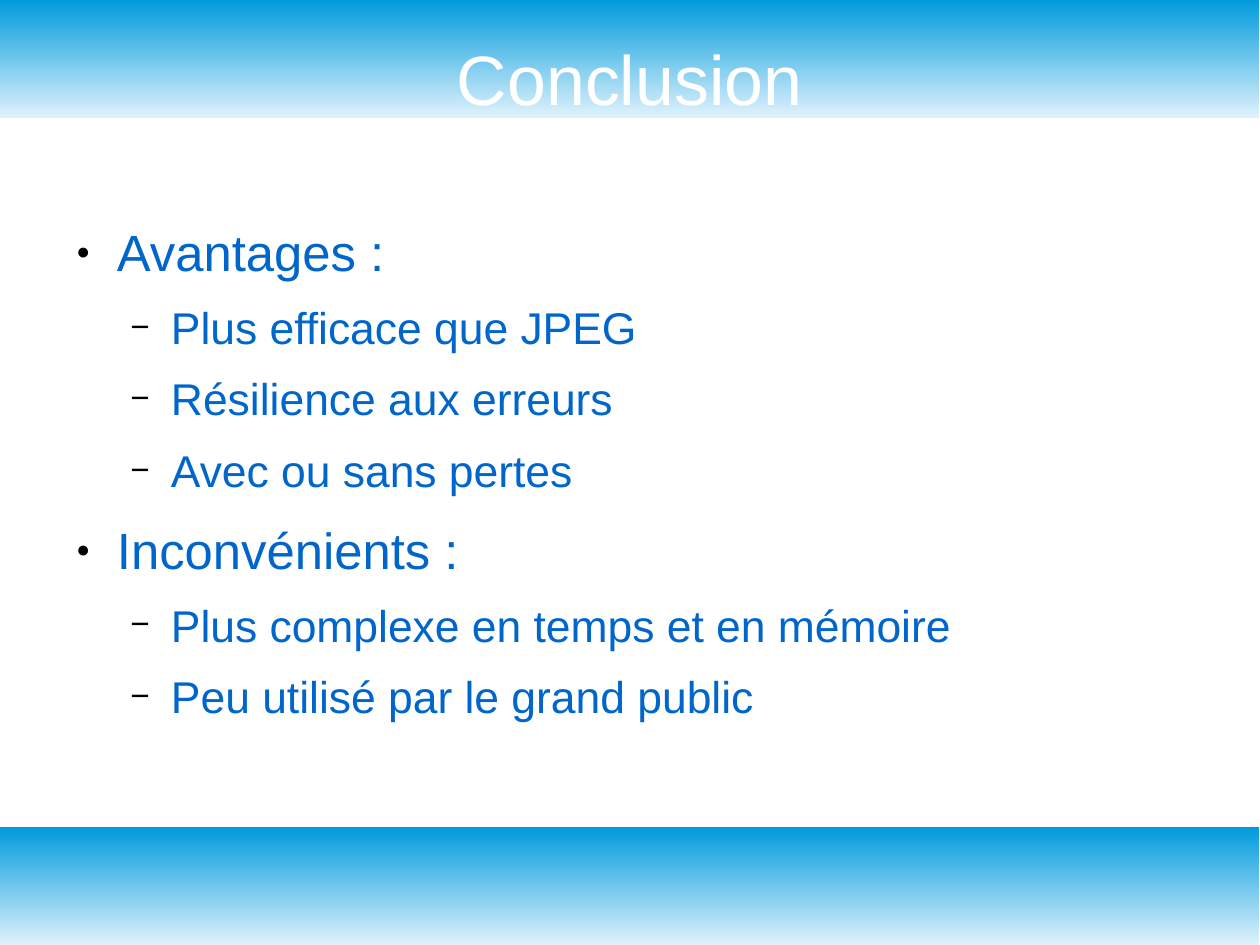
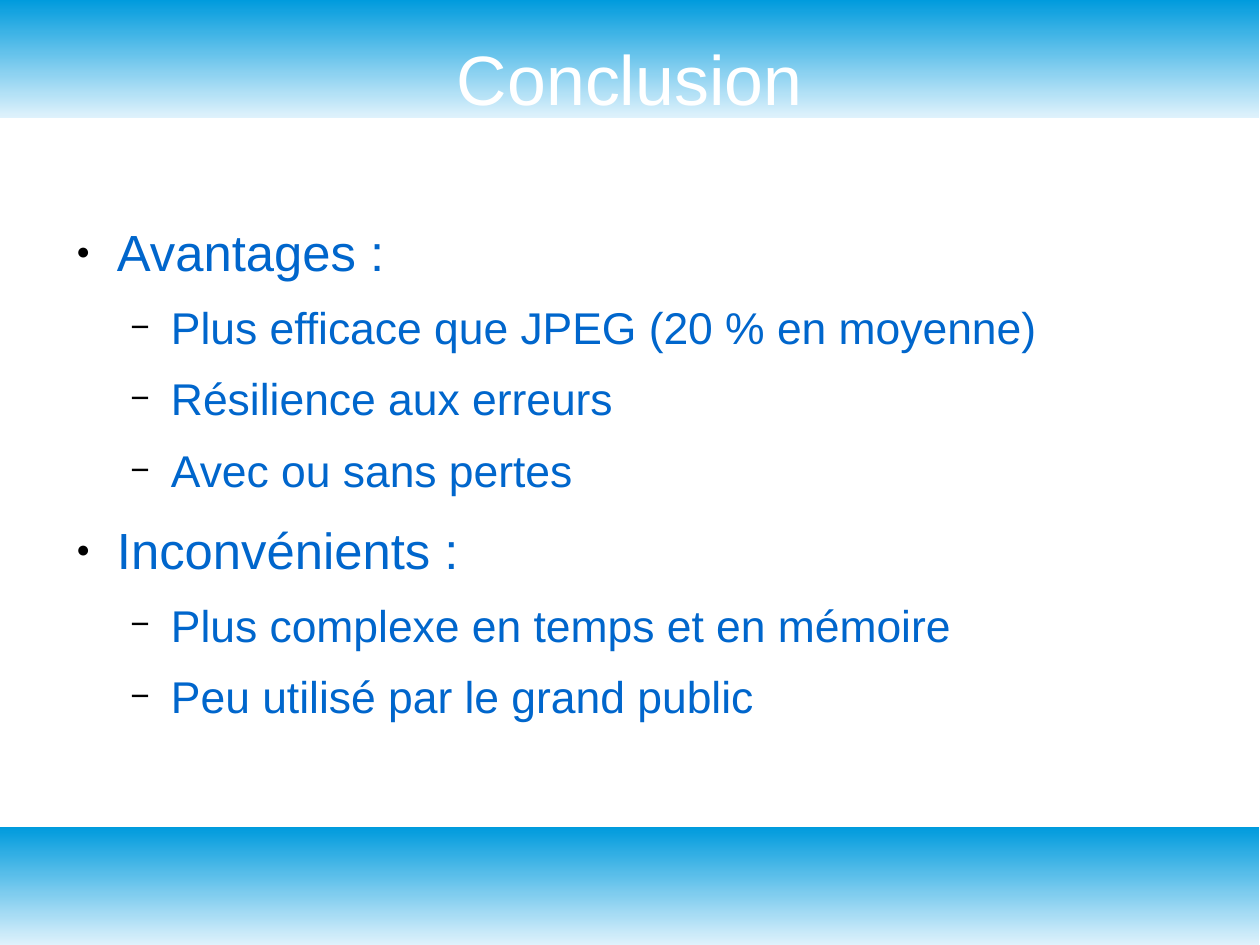
Before and after one commit to Eradan94/JPEG2000, a slide deck: slide 14 of Presentation.odp. Drawn at 1260x945 pixels with LibreOffice and Linux fonts; fonts in the diff are those of the drawing. Boxes give left, top, right and bottom in pixels: in the first picture for what was removed or moved away, otherwise in the second. Text is boxed around its words. In the diff, an @@ line names an element or a change of style, - is before the commit and + after.

```diff
--- a/Presentation.odp
+++ b/Presentation.odp
@@ text at [171, 311, 1036, 353]: text changed @@
-  − Plus efficace que JPEG
+  − Plus efficace que JPEG (20 % en moyenne)
```
Also in this commit, not shown: 1 other slide changed, 1 other file.
